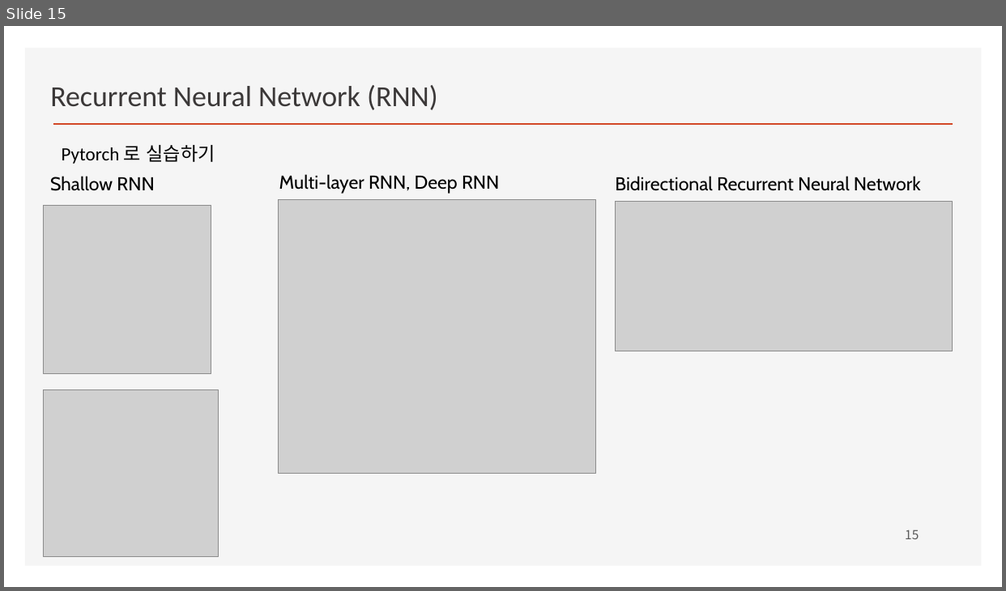
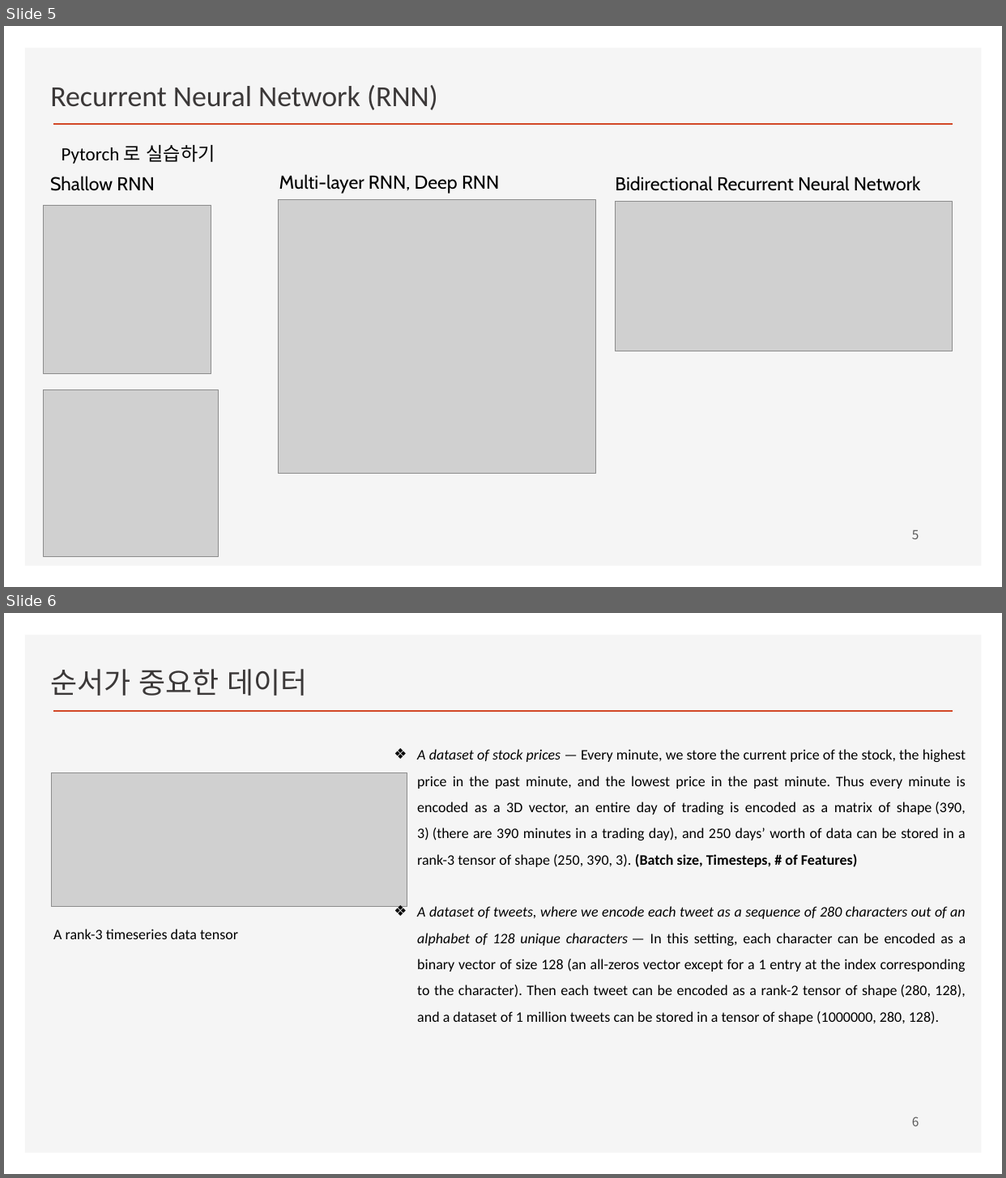
Before and after one commit to ancestor9/2026_Fall_Deep-Learning-with-Python, a slide deck: RNN/RNN.pptx. Shown one above the other, each under a label of ours: slide 15 before the commit, slides 5 and 6 after it. The pictures are 1006x591 and 1006x1178 pixels, drawn with LibreOffice and Linux fonts; fonts in the diff are those of the drawing; grey boxes stand for pictures; background and template pictures are left out. Boxes give left, top, right and bottom in pixels: in the first picture for what was removed or moved away, otherwise in the second. Text is boxed around its words. In the diff, an @@ line names an element or a change of style, - is before the commit and + after.

```diff
--- a/RNN/RNN.pptx
+++ b/RNN/RNN.pptx
@@ slide 6 added at (4, 613, 1002, 1174), background #FFFFFF; not listed: 2 template elements that a slide beside it also shows @@
@@ text added at (50, 669, 307, 696), 28 pt, text #3B3838 @@
+순서가 중요한 데이터
@@ text added at (417, 749, 966, 1024), 14 pt, text #000000 @@
+❖ A dataset of stock prices — Every minute, we store the current price of the stock, the highest price in the past minute, and the lowest price in the past minute. Thus every minute is encoded as a 3D vector, an entire day of trading is encoded as a matrix of shape (390, 3) (there are 390 minutes in a trading day), and 250 days’ worth of data can be stored in a rank-3 tensor of shape (250, 390, 3). (Batch size, Timesteps, # of Features)
+❖ A dataset of tweets, where we encode each tweet as a sequence of 280 characters out of an alphabet of 128 unique characters — In this setting, each character can be encoded as a binary vector of size 128 (an all-zeros vector except for a 1 entry at the index corresponding to the character). Then each tweet can be encoded as a rank-2 tensor of shape (280, 128), and a dataset of 1 million tweets can be stored in a tensor of shape (1000000, 280, 128).
@@ picture added at (52, 773, 407, 906) @@
@@ text added at (53, 929, 238, 939), 14 pt, text #000000 @@
+A rank-3 timeseries data tensor
@@ page number added at (912, 1117, 919, 1127), 12 pt, text #595959 @@
+6
@@ what was slide 15 is now slide 5 @@
@@ page number at (912, 530, 919, 540): text changed @@
-15
+5
```
Also in this commit, not shown: 3 slides changed, 2 other slides added.
